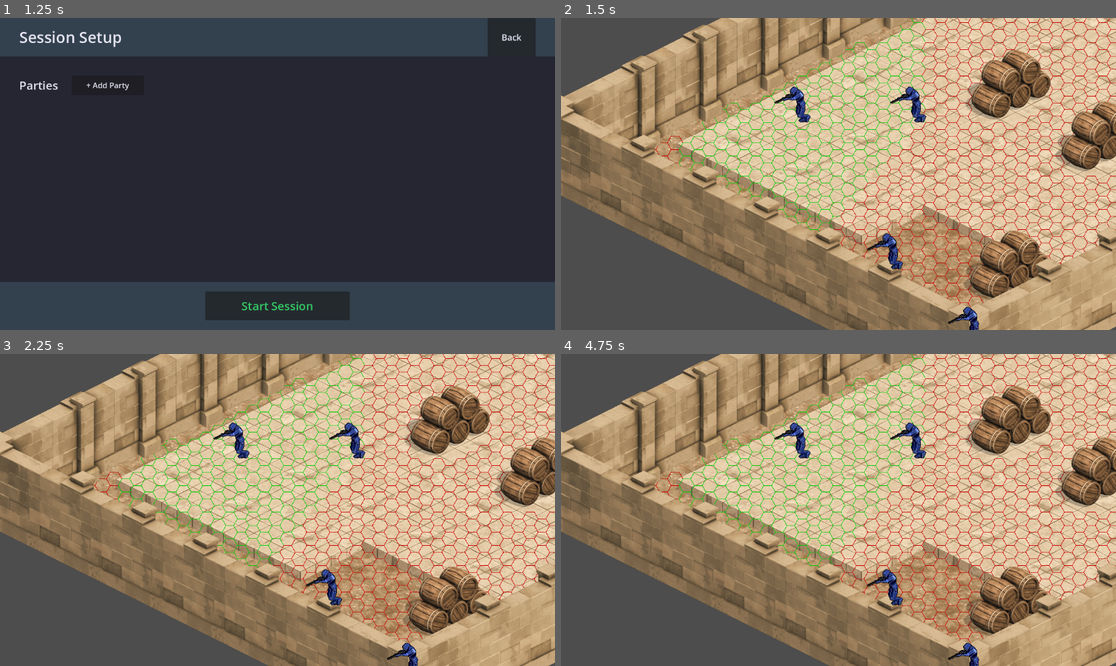
Above: before the commit, frames 1-4 (two rows, left to right).
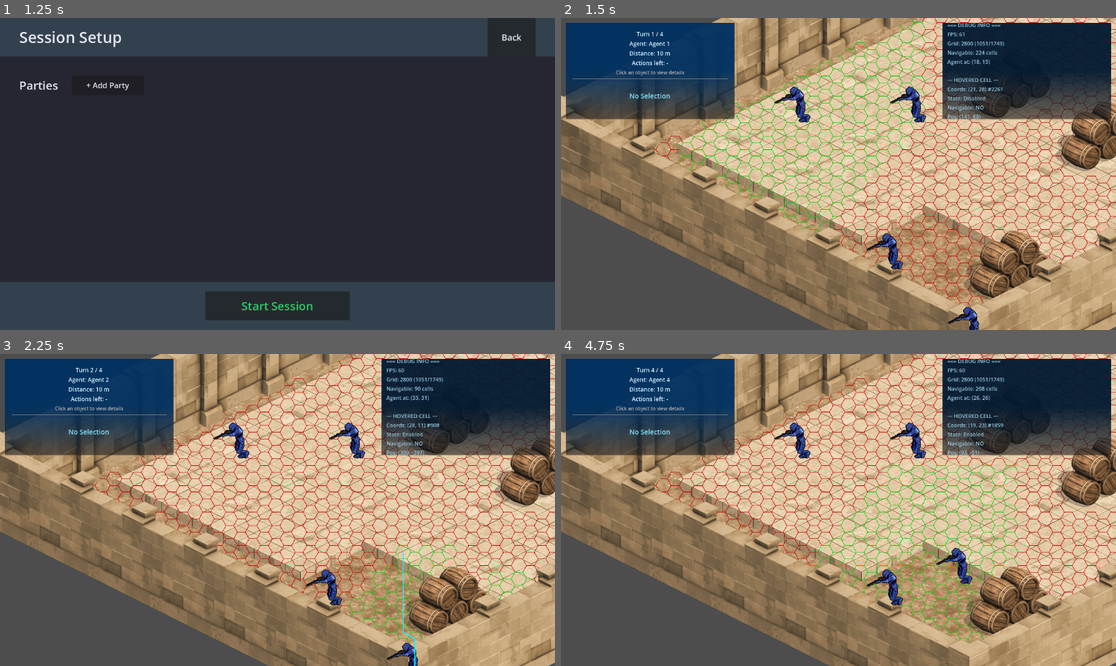
Above: after the commit, the same moments.

Repository: iolmstead23/robots-zombies-ghosts
Game: Godot game, scene res://Controllers/SessionController/UI/main_menu.tscn
The game is run twice, just before and just after one commit, with the same random seed, the same clock (stepped at 60 frames per second) and the same inputs.
Inputs (mouse positions are in pixels of both pictures, inside the frame that each line leads up to):
- Up to frame 1 (1.25 s): click "New Session" at 0.5 s
- Up to frame 2 (1.5 s): click "Start Session" at 1.25 s
- Up to frame 3 (2.25 s): tap Enter (ui_accept) at 2 s; move the mouse to (360, 403) at 2.02 s; tap R at 2.1 s; click (360, 403) at 2.17 s
- Up to frame 4 (4.75 s): tap Enter (ui_accept) at 2.27, 2.75, 3.02, 3.5, 4.52 s; move the mouse to (832, 531) at 2.77 s; tap C at 2.85 s; click (832, 531) at 2.92 s; move the mouse to (894, 441) at 3.52 s; tap E at 3.6 s; click (894, 441) at 3.67 s; move the mouse to (810, 572) at 4.27 s; tap Space at 4.35 s; click (810, 572) at 4.42 s

Frame 1 is identical in both runs. In frame 2, 19% of the frame differs, in the area x 0-100%, y 1-33%; in frame 3, 21%; in frame 4, 23%, in the area x 0-100%, y 0-100%.
Error before the commit: Parse Error: Identifier "io_controller" not declared in the current scope. (res://main.gd:123)

Commit message:
final try to merge

Diff:
--- a/Controllers/DebugController/UI/debug_ui.gd
+++ b/Controllers/DebugController/UI/debug_ui.gd
@@ -1,8 +1,7 @@
 extends BaseOverlay
 
-## Debug UI - Signal-Based Architecture with Schema
+## Debug UI - Signal-Based Architecture
 ## Connects to SessionController's DebugController for state updates
-## Uses DebugUISchema for structured, bounded content presentation
 
 # Reference to UI elements
 @onready var label: Label = $Control/Panel/MarginContainer/VBoxContainer/Label
@@ -11,63 +10,8 @@
 var session_controller = null
 var debug_controller = null
 
-# UI Schema for structured content
-var ui_schema: DebugUISchema = null
-
 func _ready():
-	# Initialize UI schema first
-	ui_schema = DebugUISchema.new()
-
-	# Find SessionController and get UI config first
-	var root = get_tree().root
-	session_controller = _find_session_controller(root)
-
-	if not session_controller:
-		push_warning("DebugUI: SessionController not found - using default config")
-		_apply_default_config()
-	else:
-		# Wait for session initialization if needed
-		if not session_controller.is_session_active():
-			await session_controller.session_initialized
-
-		# Get UIController for centralized config
-		var ui_controller = session_controller.get_ui_controller()
-		if ui_controller:
-			# Get config from UIController (centralized styling)
-			var config = ui_controller.get_debug_overlay_config()
-			if config:
-				config.apply_to_overlay(self)
-				print("DebugUI: Applied centralized config from UIController")
-			else:
-				push_warning("DebugUI: UIController config not found - using default")
-				_apply_default_config()
-		else:
-			push_warning("DebugUI: UIController not found - using default config")
-			_apply_default_config()
-
-		# Get the debug controller
-		debug_controller = session_controller.get_debug_controller()
-		if not debug_controller:
-			push_warning("DebugUI: DebugController not found")
-			visible = false
-			return
-
-	# Call parent _ready to apply configuration
-	super._ready()
-
-	# Connect to DebugController signals (if available)
-	if debug_controller:
-		debug_controller.debug_visibility_changed.connect(_on_debug_visibility_changed)
-		debug_controller.debug_info_updated.connect(_on_debug_info_updated)
-
-		# Initialize visibility
-		visible = debug_controller.debug_visible
-
-		# Initialize with current debug data
-		_update_display()
-
-func _apply_default_config() -> void:
-	"""Apply default configuration when UIController is not available"""
+	# Configure the base overlay style (before super._ready())
 	gradient_color = Color(0, 0.1, 0.2)
 	gradient_alpha = 0.88
 	border_color = Color(0, 0.4, 0.7)
@@ -76,6 +20,40 @@
 	offset_from_edge = Vector2(10, 10)
 	overlay_size = Vector2(350, 200)
 	content_margin = 10
+
+	# Call parent _ready to apply configuration
+	super._ready()
+
+	# Find SessionController in the scene
+	# Assuming the main scene structure has SessionController as a child of the root
+	var root = get_tree().root
+	session_controller = _find_session_controller(root)
+
+	if not session_controller:
+		push_warning("DebugUI: SessionController not found in scene")
+		visible = false
+		return
+
+	# Wait for session initialization
+	if not session_controller.is_session_active():
+		await session_controller.session_initialized
+
+	# Get the debug controller
+	debug_controller = session_controller.get_debug_controller()
+	if not debug_controller:
+		push_warning("DebugUI: DebugController not found")
+		visible = false
+		return
+
+	# Connect to DebugController signals
+	debug_controller.debug_visibility_changed.connect(_on_debug_visibility_changed)
+	debug_controller.debug_info_updated.connect(_on_debug_info_updated)
+
+	# Initialize visibility
+	visible = debug_controller.debug_visible
+
+	# Initialize with current debug data
+	_update_display()
 
 func _find_session_controller(node: Node):
 	"""Recursively search for SessionController in the scene tree"""
@@ -100,17 +78,19 @@
 	_update_display()
 
 func _update_display():
-	if not debug_controller or not ui_schema:
+	if not debug_controller:
 		return
 
-	# Get debug data from controller
 	var debug_data = debug_controller.get_all_debug_info()
+	var lines: Array[String] = []
 
-	# Update schema with data
-	ui_schema.update_from_debug_data(debug_data)
+	# Header
+	lines.append("=== DEBUG INFO ===")
 
-	# Generate display text using schema (with automatic boundary enforcement)
-	label.text = ui_schema.get_display_text()
+	# FPS (always show if available)
+	var fps = debug_data.get("fps")
+	if fps != null:
+		lines.append("FPS: %d" % fps)
 
 	# Grid Stats (compact format)
 	var grid_cells = debug_data.get("grid_cells")
--- a/Controllers/SelectionController/Core/selection_controller.gd
+++ b/Controllers/SelectionController/Core/selection_controller.gd
@@ -1,17 +1,17 @@
 class_name SelectionController
 extends Node
 
-## Manages object selection via signal-based architecture
+## Manages object selection and communicates with UIController
 ##
 ## This controller:
 ##   - Automatically discovers and connects to all selectable objects (any object in "selectable" group)
 ##   - Tracks the currently selected object
 ##   - Emits signals when selection changes
-##   - SessionController routes these signals to UIController for display
+##   - Updates the UI overlay with selected object metadata
 ##
 ## Integration:
 ##   - Created by SessionController
-##   - Signals routed through SessionController to UIController
+##   - Connected to UIController for metadata display
 ##   - Works with any object that has get_selection_data() method
 
 # ============================================================================
@@ -26,6 +26,7 @@
 # ============================================================================
 
 var currently_selected = null  # Any object with get_selection_data() method
+var ui_controller: UIController = null
 
 # ============================================================================
 # LIFECYCLE
@@ -45,7 +46,13 @@
 # PUBLIC API
 # ============================================================================
 
-## Select an object - emits signal that SessionController routes to UIController
+## Set the UIController reference for metadata display updates
+func set_ui_controller(controller: UIController):
+	ui_controller = controller
+	if OS.is_debug_build():
+		print("SelectionController: UIController reference set")
+
+## Select an object and update the UI overlay
 ## Works with any object that has a get_selection_data() method
 func select_object(selectable):
 	if currently_selected == selectable:
@@ -59,8 +66,11 @@
 	currently_selected = selectable
 	var selection_data = selectable.get_selection_data()
 
-	# Emit signal - SessionController will route to UIController
 	object_selected.emit(selection_data)
+
+	# Update UI overlay
+	if ui_controller:
+		ui_controller.update_selected_item_requested.emit(selection_data)
 
 	if OS.is_debug_build():
 		print("SelectionController: Selected '%s' (%s)" % [
@@ -68,12 +78,13 @@
 			selection_data.get("item_type")
 		])
 
-## Clear the current selection - emits signal that SessionController routes to UIController
+## Clear the current selection
 func clear_selection():
 	currently_selected = null
+	selection_cleared.emit()
 
-	# Emit signal - SessionController will route to UIController
-	selection_cleared.emit()
+	if ui_controller:
+		ui_controller.clear_selected_item_requested.emit()
 
 	if OS.is_debug_build():
 		print("SelectionController: Selection cleared")
--- a/Controllers/SessionController/Core/session_controller.gd
+++ b/Controllers/SessionController/Core/session_controller.gd
@@ -30,10 +30,6 @@
 @export var navigation_region: NavigationRegion2D
 @export var integrate_with_navmesh: bool = true
 @export var navmesh_sample_points: int = 5
-
-@export_group("Input Dependencies")
-@export var camera: Camera2D
-@export var viewport: Viewport
 
 @export_group("Debug")
 @export var debug_mode: bool = false
--- a/Controllers/UIController/Core/BaseOverlay.tscn
+++ b/Controllers/UIController/Core/BaseOverlay.tscn
@@ -12,7 +12,6 @@
 offset_bottom = 200.0
 
 [node name="Panel" type="Panel" parent="Control"]
-clip_contents = true
 layout_mode = 1
 anchors_preset = 15
 anchor_right = 1.0
--- a/Controllers/UIController/Core/ui_controller.gd
+++ b/Controllers/UIController/Core/ui_controller.gd
@@ -14,10 +14,6 @@
 var metadata_formatter: MetadataFormatter
 var visibility_controller: OverlayVisibilityController
 var state_manager: UIStateManager
-
-# UI Overlay configurations (centralized)
-var debug_overlay_config: UIOverlayConfig
-var selection_overlay_config: UIOverlayConfig
 
 # ============================================================================
 # SIGNALS - Public API
@@ -98,10 +94,6 @@
 
 	# State management
 	state_manager = UIStateManager.new("idle", ["idle", "selecting", "selected", "editing"])
-
-	# Initialize overlay configurations (centralized styling)
-	debug_overlay_config = UIOverlayConfig.create_debug_config()
-	selection_overlay_config = UIOverlayConfig.create_selection_config()
 
 func _initialize_state():
 	"""Initialize legacy state for compatibility"""
@@ -262,25 +254,3 @@
 func get_current_ui_state() -> String:
 	"""Get the current UI state"""
 	return state_manager.get_current_state()
-
-# ============================================================================
-# OVERLAY CONFIGURATION - Centralized styling
-# ============================================================================
-
-func get_debug_overlay_config() -> UIOverlayConfig:
-	"""Get the debug overlay configuration"""
-	return debug_overlay_config
-
-func get_selection_overlay_config() -> UIOverlayConfig:
-	"""Get the selection overlay configuration"""
-	return selection_overlay_config
-
-func apply_debug_config_to_overlay(overlay: Node) -> void:
-	"""Apply debug overlay config to an overlay instance"""
-	if debug_overlay_config:
-		debug_overlay_config.apply_to_overlay(overlay)
-
-func apply_selection_config_to_overlay(overlay: Node) -> void:
-	"""Apply selection overlay config to an overlay instance"""
-	if selection_overlay_config:
-		selection_overlay_config.apply_to_overlay(overlay)
--- a/main.gd
+++ b/main.gd
@@ -7,6 +7,9 @@
 @onready var session_controller: SessionController = $SessionController
 @onready var camera: Camera2D = $Camera2D
 @onready var agent: CharacterBody2D = get_node_or_null("CharacterBody2D")
+
+# IOController - will be created programmatically if not in scene
+var io_controller: IOController
 
 # Track selected cell for visualization
 var selected_cell: HexCell = null
@@ -26,11 +29,6 @@
 		return
 
 	print("SessionController found: ", session_controller.name)
-
-	# Configure camera and viewport for IOController
-	session_controller.camera = camera
-	session_controller.viewport = get_viewport()
-	print("Camera and viewport configured for SessionController")
 
 	# Configure navmesh integration before initialization
 	var nav_region: NavigationRegion2D = $NavigationRegion2D
@@ -83,6 +81,9 @@
 		print("NavAgent2DFollower added and activated on agent")
 	else:
 		print("No single agent found - using multi-agent system")
+
+	# Configure IOController with dependencies
+	_setup_io_controller()
 
 	# Setup DebugUI overlay
 	_setup_debug_ui()
@@ -557,3 +558,18 @@
 	print("\n" + "🔄".repeat(30))
 	print("🔄 ALL AGENTS COMPLETED ROUND")
 	print("🔄".repeat(30) + "\n")
+
+# ============================================================================
+# HELPER METHODS
+# ============================================================================
+
+func _toggle_cell(cell: HexCell) -> void:
+	"""Toggle a cell between enabled and disabled via SessionController"""
+	var hex_grid_controller = session_controller.get_hex_grid_controller()
+	if not hex_grid_controller:
+		return
+
+	var coords = Vector2i(cell.q, cell.r)
+	hex_grid_controller.set_cell_enabled_requested.emit(coords, not cell.enabled)
+
+	print("Cell (%d,%d) %s" % [cell.q, cell.r, "enabled" if not cell.enabled else "disabled"])
--- a/project.godot
+++ b/project.godot
@@ -26,8 +26,3 @@
 "events": [Object(InputEventKey,"resource_local_to_scene":false,"resource_name":"","device":-1,"window_id":0,"alt_press …(191 unchanged characters)…
 ]
 }
-
-[rendering]
-
-textures/vram_compression/import_etc2_astc=true
-textures/vram_compression/import_s3tc_bptc=true
Not shown, changed: .gitignore
